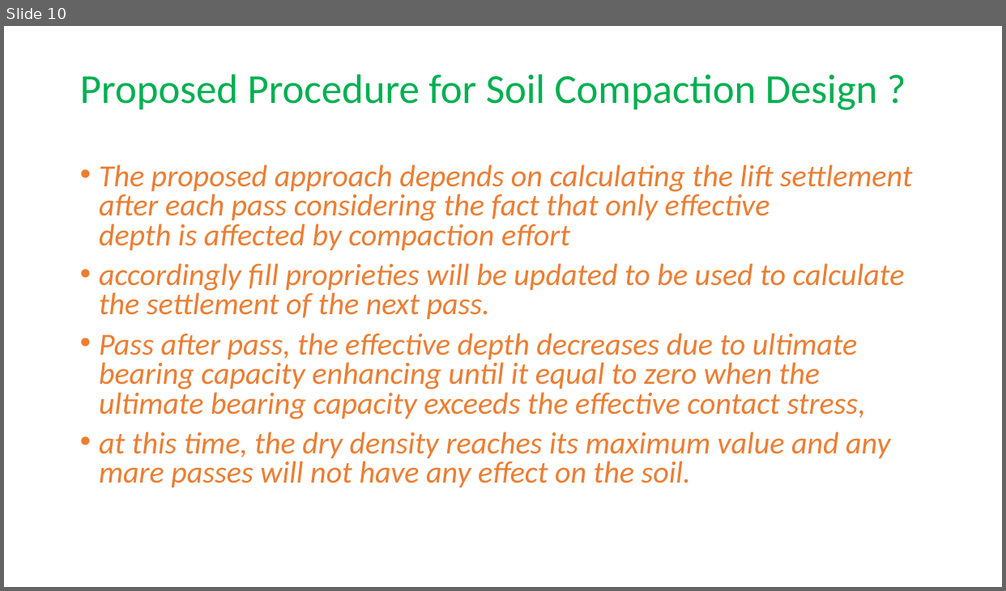
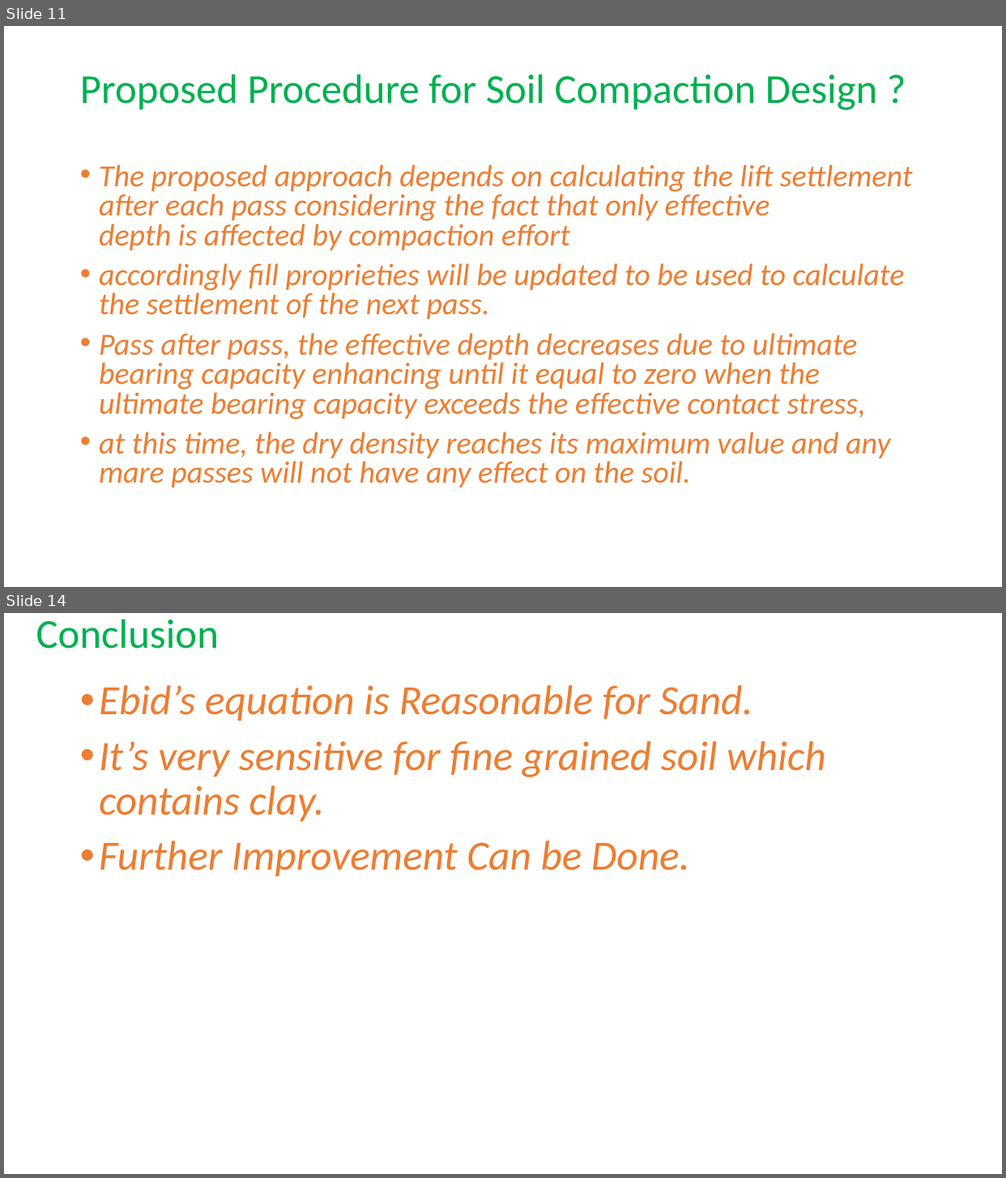
Before and after one commit to jakariapervez/cmis6, a slide deck: Civilworks cost/Earth Compaction Procedure/Soil Compaction_17_01_2021.pptx. Shown one above the other, each under a label of ours: slide 10 before the commit, slides 11 and 14 after it; the slides between them are not shown. The pictures are 1006x591 and 1006x1178 pixels, drawn with LibreOffice and Linux fonts; fonts in the diff are those of the drawing. Boxes give left, top, right and bottom in pixels: in the first picture for what was removed or moved away, otherwise in the second. Text is boxed around its words. In the diff, an @@ line names an element or a change of style, - is before the commit and + after.

```diff
--- a/Civilworks cost/Earth Compaction Procedure/Soil Compaction_17_01_2021.pptx
+++ b/Civilworks cost/Earth Compaction Procedure/Soil Compaction_17_01_2021.pptx
@@ slide 14 added at <box>4,613,1002,1174</box>, background #FFFFFF @@
@@ title added at <box>36,619,219,649</box>, 39.6 pt, text #00B050 @@
+Conclusion
@@ text added at <box>99,685,825,877</box>, 40 pt, text #ED7D31, italic @@
+• Ebid’s equation is Reasonable for Sand.
+• It’s very sensitive for fine grained soil which contains clay.
+• Further Improvement Can be Done.
@@ what was slide 10 is now slide 11 @@
```
Also in this commit, not shown: 2 slides changed, 2 other slides added, 2 slides removed, 5 other files.
